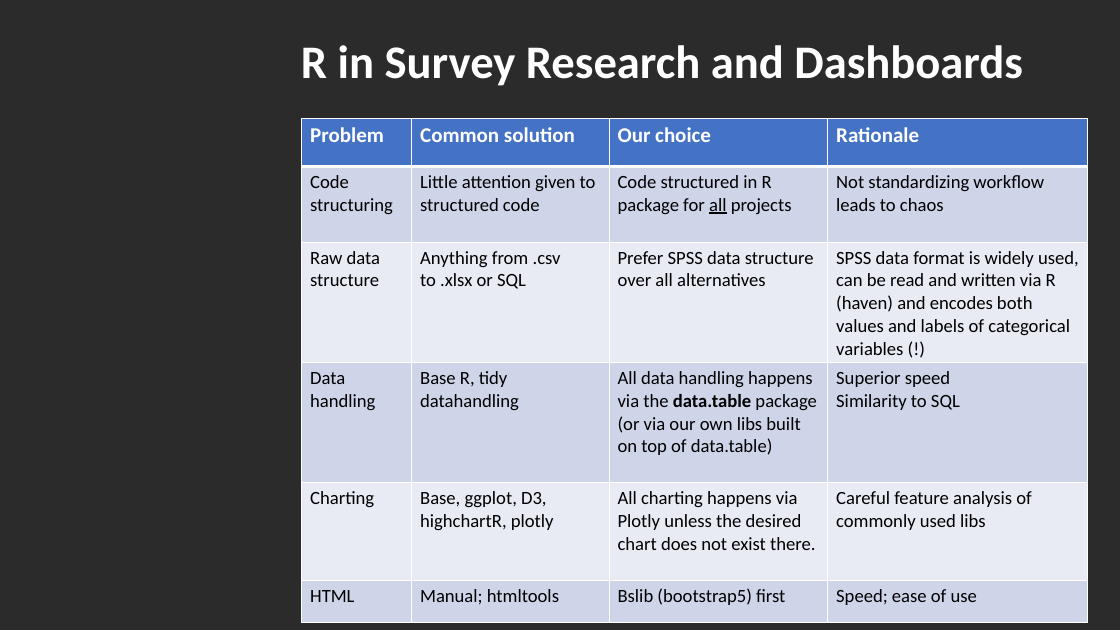
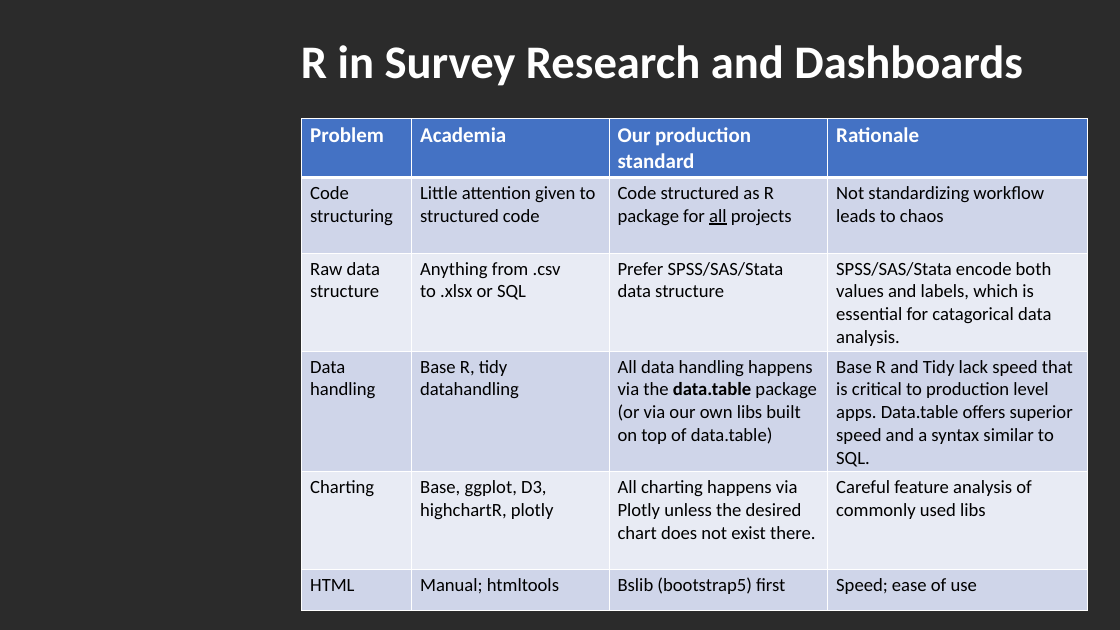
Before and after one commit to DataIMLabs/MIE2024, a slide deck: slide 9 of presentation/MIE2024-DataIM-Masterclass-Session1.pptx. Drawn at 1120x630 pixels with LibreOffice and Linux fonts; fonts in the diff are those of the drawing; background and template pictures are left out; a plain dark background stands for a picture behind light text. Boxes give left, top, right and bottom in pixels: in the first picture for what was removed or moved away, otherwise in the second. Text is boxed around its words. In the diff, an @@ line names an element or a change of style, - is before the commit and + after.

```diff
--- a/presentation/MIE2024-DataIM-Masterclass-Session1.pptx
+++ b/presentation/MIE2024-DataIM-Masterclass-Session1.pptx
@@ table at <box>302,118,1087,598</box> @@
-row 1, column 2: Common solution
+row 1, column 2: Academia
-row 1, column 3: Our choice
+row 1, column 3: Our production standard
-row 2, column 3: Code structured in R package for all projects
+row 2, column 3: Code structured as R package for all projects
-row 3, column 3: Prefer SPSS data structure over all alternatives
+row 3, column 3: Prefer SPSS/SAS/Stata data structure
-row 3, column 4: SPSS data format is widely used, can be read and written via R (haven) and encodes both values and labels of categorical variables (!)
+row 3, column 4: SPSS/SAS/Stata encode both values and labels, which is essential for catagorical data analysis.
-row 4, column 4: Superior speed / Similarity to SQL
+row 4, column 4: Base R and Tidy lack speed that is critical to production level apps. Data.table offers superior speed and a syntax similar to SQL.
```
Also in this commit, not shown: 2 other slides changed, 8 other files.
